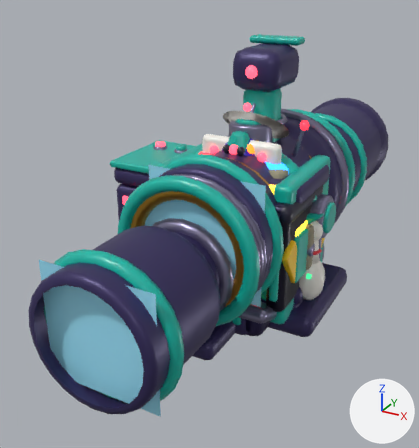
Before and after pictures for a commit that changed the glTF model art/models/sights.glb.
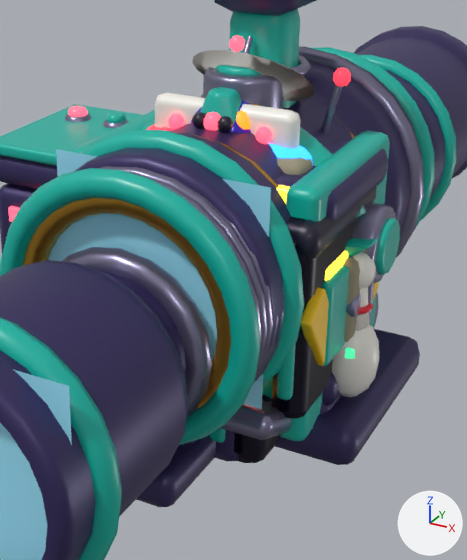
Each version is shown whole from a 50 mm lens placed at (0.129, -0.28, 0.182), pointed at (-0.025, 0.001, 0.041), then close up on the part from 28% to 89% of the width and 19% to 87% of the height. The lights are fixed; the arrows at lower right show +X, +Y and +Z. The last two pictures show the newer version. Where no turn or scale is listed for an object, it has been applied to the vertices.

Script lines for the objects in view, before the commit:
```python
ob_prism_body = bpy.data.objects.new('Prism_Body', me_prism_body)
ob_prism_body.location = (0.0, 0.0, 0.0)
ob_ranger_body = bpy.data.objects.new('Ranger_Body', me_ranger_body)
ob_ranger_body.location = (0.0, 0.0, 0.0)
ob_scope_body = bpy.data.objects.new('Scope_Body', me_scope_body)
ob_scope_body.location = (0.0, 0.0, 0.0)
# also in view: 'Eye_Body' at (0.0, 0.002, 0.051); 'TenPin_Body' at (0.0, 0.006, 0.051); 'Radar_Body' at (0.0, 0.0, 0.059); 'Arcade_Body' at (0.0, 0.0, 0.043); 'Hazard_Body' at (0.0, 0.007, 0.046)
```
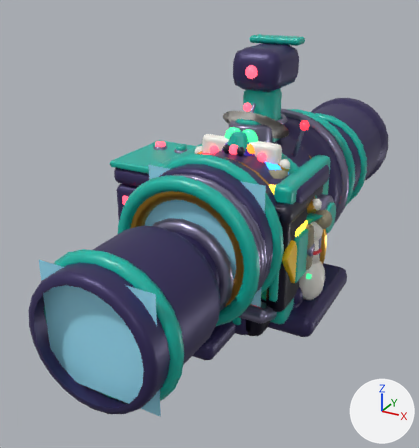
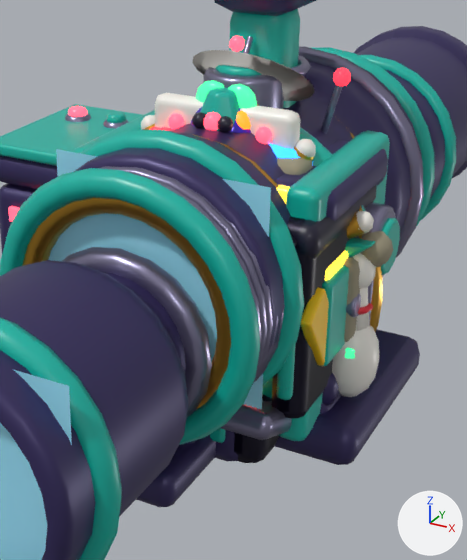
Location of each change, (x1, y1, x2, y2) in pixels of the close-ups (467 x 560 px):
```json
{"object": "Saturn_Body", "change": "added", "after": [359, 206, 393, 332], "faces in mat_sightstone (yellow #9a937c)": [360, 231, 393, 267], "faces in mat_sightbrass (orange #d4a03a)": [359, 206, 382, 332]}
{"object": "Crown_Body", "change": "added", "after": [141, 115, 374, 239], "on screen": "mostly hidden", "faces in mat_sightwhite (white #f4f1ea)": [141, 115, 374, 233], "faces in mat_sightbrass (orange #d4a03a)": [142, 124, 368, 239]}
{"object": "Horseshoe_Body", "change": "added", "after": [196, 80, 257, 108]}
```

The change, as JSON lines over the scene's bpy script:
```json
{"op": "add", "block": "me_saturn_body", "code": ["me_saturn_body = bpy.data.meshes.new('Saturn_Body')", "me_saturn_body.from_pydata(...)  # 1036 vertices, 2052 faces; spans x -0.0498..0.0512, y -0.032..0.048, z -0.0038..0.0958", "# faces by material slot: [216, 576, 288, 320, 100, 552]", "me_saturn_body.materials.append(mat_sightbody)  # dark blue #3a3162", "me_saturn_body.materials.append(mat_sightaccent)  # cyan #12b5a4", "me_saturn_body.materials.append(mat_sightwhite)  # white #f4f1ea", "me_saturn_body.materials.append(mat_sightbrass)  # orange #d4a03a", "me_saturn_body.materials.append(mat_sightstone)  # yellow #9a937c", "me_saturn_body.materials.append(mat_sightsteel)  # greyish blue #8a86a3"]}
{"op": "add", "block": "me_horseshoe_body", "code": ["me_horseshoe_body = bpy.data.meshes.new('Horseshoe_Body')", "me_horseshoe_body.from_pydata(...)  # 1406 vertices, 2732 faces; spans x -0.0375..0.0375, y -0.032..0.048, z 0.0..0.1057", "# faces by material slot: [216, 804, 1292, 420]", "me_horseshoe_body.materials.append(mat_sightbody)  # dark blue #3a3162", "me_horseshoe_body.materials.append(mat_sightbrass)  # orange #d4a03a", "me_horseshoe_body.materials.append(mat_sightsteel)  # greyish blue #8a86a3", "me_horseshoe_body.materials.append(mat_sightjade)  # green #3fe08a, glowing green #49ff9e"]}
{"op": "add", "block": "me_crown_body", "code": ["me_crown_body = bpy.data.meshes.new('Crown_Body')", "me_crown_body.from_pydata(...)  # 1156 vertices, 2236 faces; spans x -0.0464..0.0464, y -0.032..0.048, z 0.0..0.0993", "# faces by material slot: [216, 572, 384, 320, 128, 64, 552]", "me_crown_body.materials.append(mat_sightbody)  # dark blue #3a3162", "me_crown_body.materials.append(mat_sightbrass)  # orange #d4a03a", "me_crown_body.materials.append(mat_sightvein)  # red #e8263a", "me_crown_body.materials.append(mat_sightwhite)  # white #f4f1ea", "me_crown_body.materials.append(mat_sightjade)  # green #3fe08a, glowing green #49ff9e", "me_crown_body.materials.append(mat_sightsirenblue)  # blue #2a8cff, glowing blue #2a8cff", "me_crown_body.materials.append(mat_sightsteel)  # greyish blue #8a86a3"]}
{"op": "add", "block": "ob_saturn_body", "code": ["ob_saturn_body = bpy.data.objects.new('Saturn_Body', me_saturn_body)", "ob_saturn_body.location = (0.0, 0.0, 0.0)"]}
{"op": "add", "block": "ob_horseshoe_body", "code": ["ob_horseshoe_body = bpy.data.objects.new('Horseshoe_Body', me_horseshoe_body)", "ob_horseshoe_body.location = (0.0, 0.0, 0.0)"]}
{"op": "add", "block": "ob_crown_body", "code": ["ob_crown_body = bpy.data.objects.new('Crown_Body', me_crown_body)", "ob_crown_body.location = (0.0, 0.0, 0.0)"]}
```
